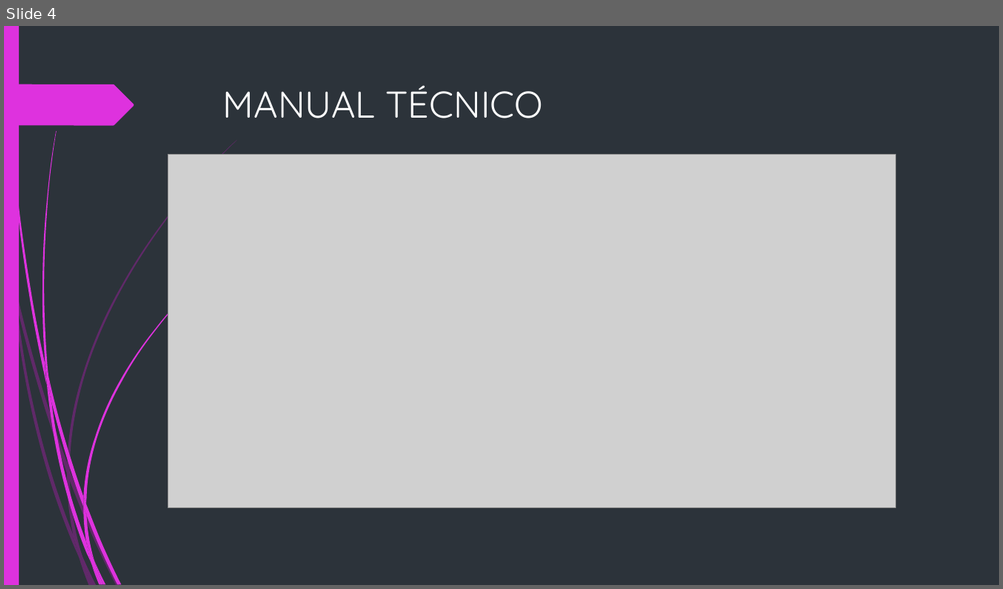
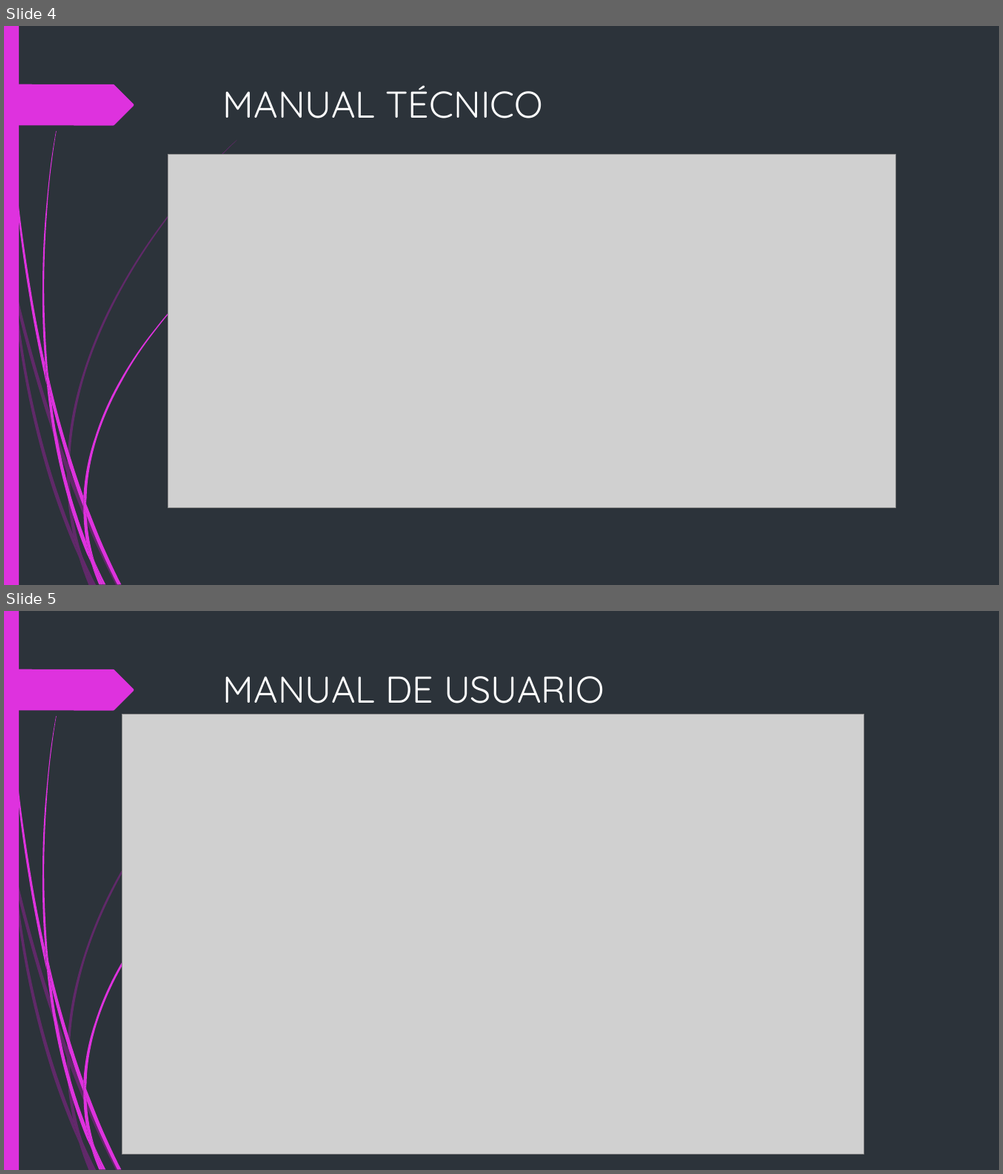
Before and after one commit to mnoriegamumg/clinicapp, a slide deck: src/assets/Implementación control de citas.pptx. Shown one above the other, each under a label of ours: slide 4 before the commit, slides 4 and 5 after it. The pictures are 1003x589 and 1003x1174 pixels, drawn with LibreOffice and Linux fonts; fonts in the diff are those of the drawing; grey boxes stand for pictures. Boxes give left, top, right and bottom in pixels: in the first picture for what was removed or moved away, otherwise in the second. Text is boxed around its words. In the diff, an @@ line names an element or a change of style, - is before the commit and + after.

```diff
--- a/src/assets/Implementación control de citas.pptx
+++ b/src/assets/Implementación control de citas.pptx
@@ slide 5 added at (4,611,999,1170), background #2C333A; not listed: 24 template elements that a slide beside it also shows @@
@@ title added at (223,676,604,703), 36 pt, text #FFFFFF @@
+MANUAL DE USUARIO
@@ picture added at (122,714,864,1154) @@
```
Also in this commit, not shown: 2 slides changed, 18 other files.
